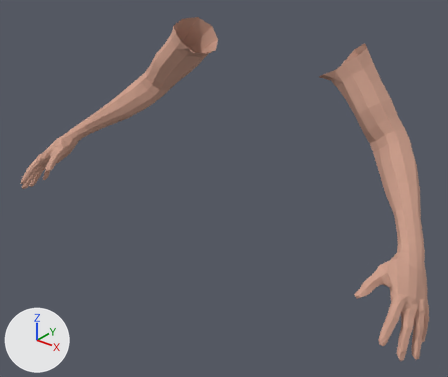
The glTF model Soulslike/res/viewmodel.gltf: old version first, new version second.
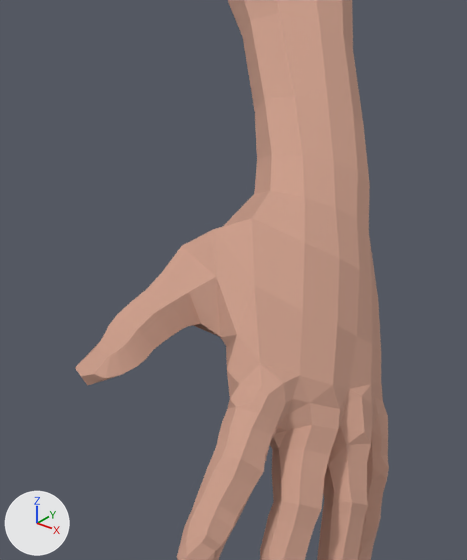
The first picture shows the older version from a 50 mm lens placed at (0.836, -1.205, 0.212), pointed at (0.032, -0.199, -0.412). The close-ups show both versions on the part from 75% to 100% of the width and 55% to 90% of the height of that picture; other places that the commit changed are outside them. The axes (+X, +Y, +Z) are drawn at lower left. The lights are the same throughout. Vertices at the same position are counted once.

The first close-up shows 'Arms', 'Hands'.
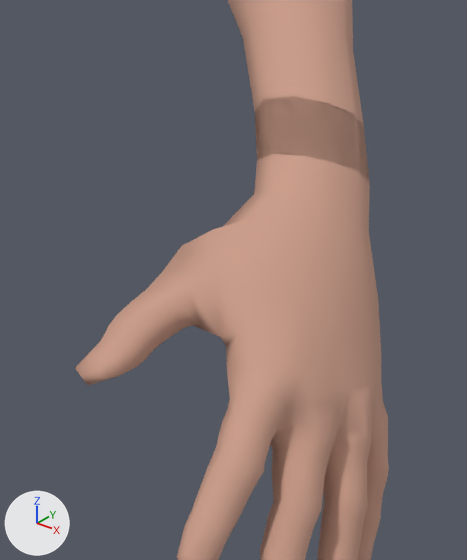
What differs and where, as boxes [x1, y1, x2, y2] in the close-ups (467 x 560 px):
```json
{"part": 1, "of": "me_base_003", "change": "added", "after": [255, 96, 370, 183], "on screen": "brown"}
```

Edits to the scene script, one JSON object a line:
```json
{"block": "me_base_003", "where": "# used by ob_hands; location = (0.0, 0.0, 0.0)"}
{"op": "remove", "block": "me_base_003", "code": "me_base_003.from_pydata(...)  # 912 vertices, 1800 faces; spans x -0.568..0.568, y -0.377..-0.186, z -0.542..-0.382"}
{"op": "add", "block": "me_base_003", "code": "me_base_003.from_pydata(...)  # 932 vertices, 1840 faces; spans x -0.568..0.568, y -0.377..-0.167, z -0.542..-0.367"}
{"block": "me_base_003", "change": "me_base_003 part 1"}
{"block": "me_base_003", "change": "10 vertices are added at x 0.449..0.492, y -0.197..-0.167, z -0.403..-0.367"}
{"block": "me_base_003", "change": "20 new faces join them"}
{"block": "me_base_003", "change": "me_base_003 part 2: the surface is now shaded smooth"}
```
